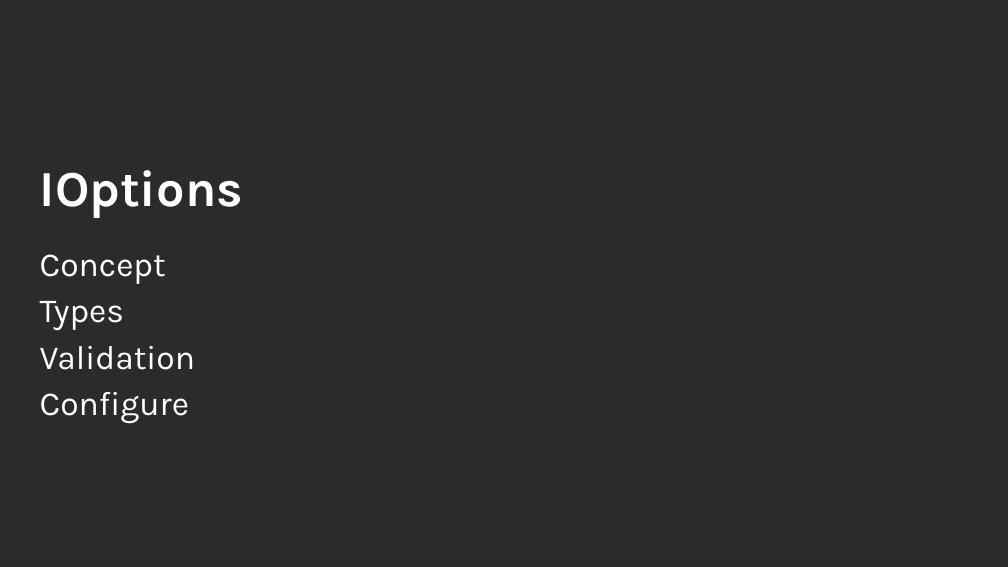
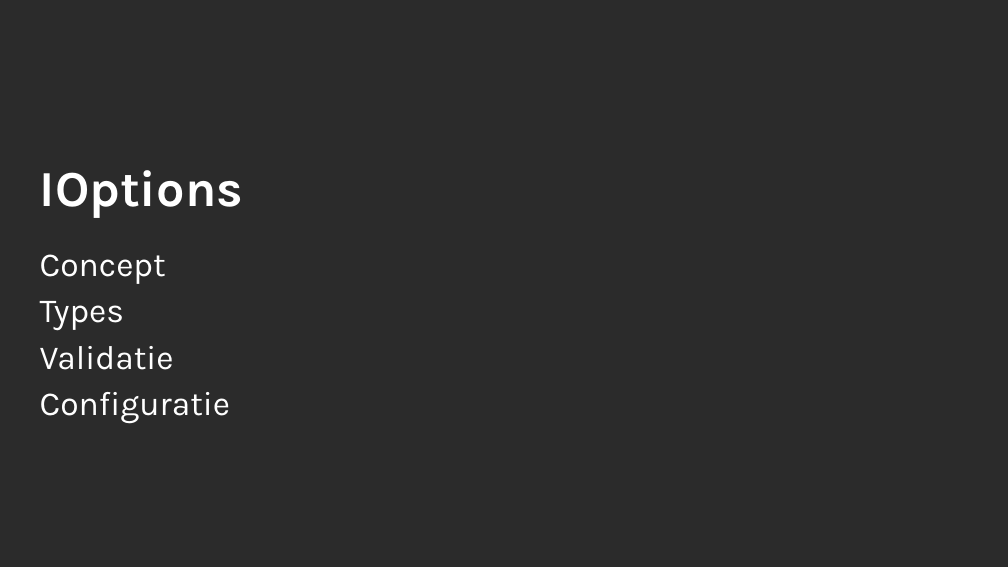
Before and after one commit to PhbsSmn/configuration-and-options, a slide deck: slide 12 of slides/presentation.pptx. Drawn at 1008x567 pixels with LibreOffice and Linux fonts; fonts in the diff are those of the drawing; background and template pictures are left out; a plain dark background stands for a picture behind light text. Boxes give left, top, right and bottom in pixels: in the first picture for what was removed or moved away, otherwise in the second. Text is boxed around its words. In the diff, an @@ line names an element or a change of style, - is before the commit and + after.

```diff
--- a/slides/presentation.pptx
+++ b/slides/presentation.pptx
@@ subtitle at [40,346,231,424]: text changed @@
-Validation
-Configure
+Validatie
+Configuratie
```
Also in this commit, not shown: 3 other slides changed, 4 slides added, 5 slides removed, 18 other files.
